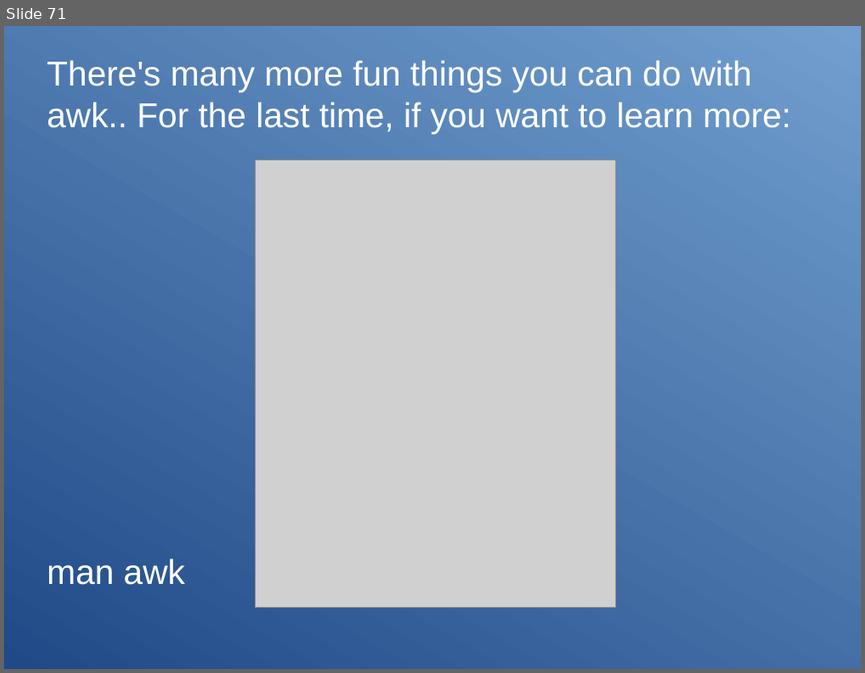
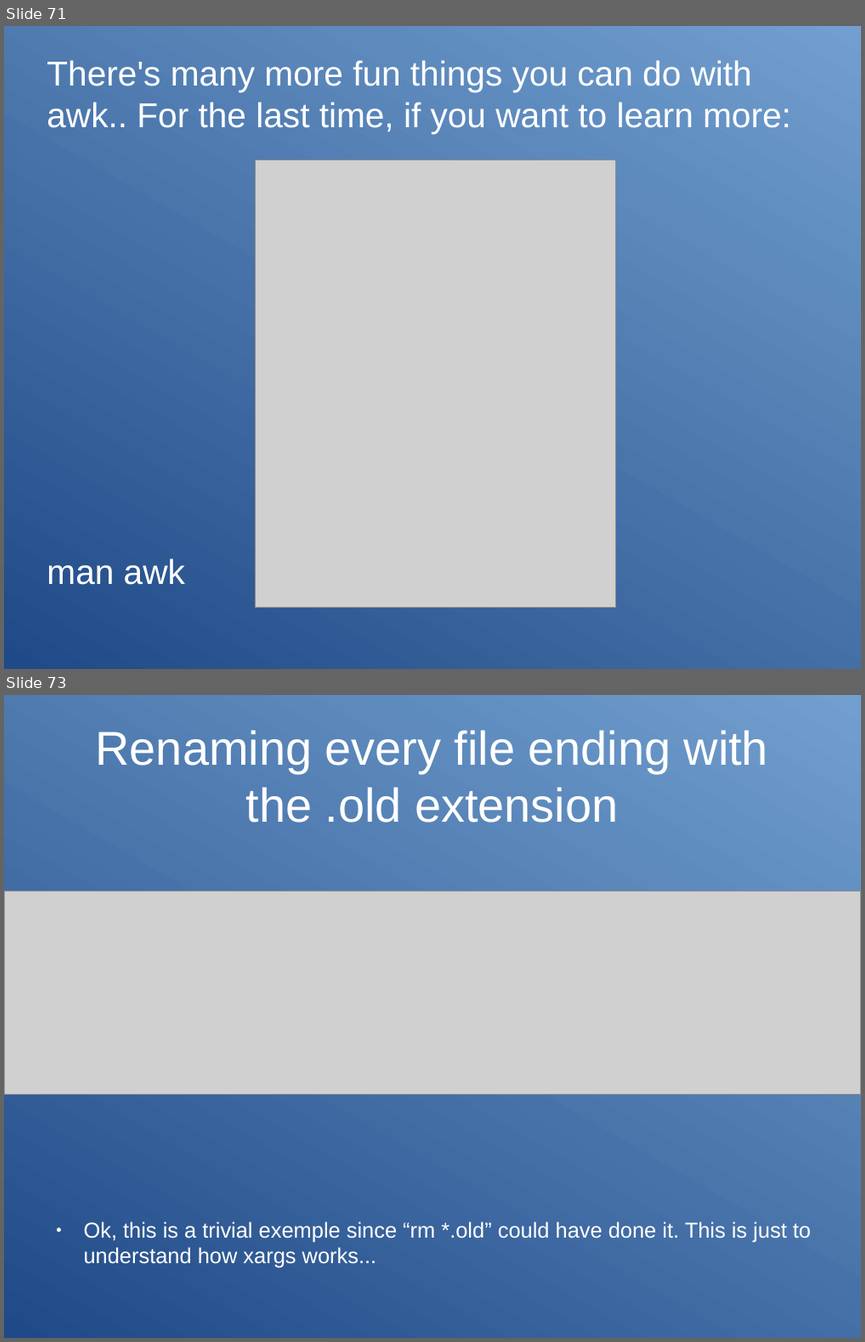
Before and after one commit to Clibre/An-introduction-to-bash, a slide deck: presentation.odp. Shown one above the other, each under a label of ours: slide 71 before the commit, slides 71 and 73 after it; the slides between them are not shown. The pictures are 865x673 and 865x1342 pixels, drawn with LibreOffice and Linux fonts; fonts in the diff are those of the drawing; grey boxes stand for pictures. Boxes give left, top, right and bottom in pixels: in the first picture for what was removed or moved away, otherwise in the second. Text is boxed around its words. In the diff, an @@ line names an element or a change of style, - is before the commit and + after.

Commit message:
ajout des slides sur xargs

```diff
--- a/presentation.odp
+++ b/presentation.odp
@@ slide 73 added at [4, 695, 861, 1338], background gradient #204A87 to #729FCF @@
@@ title added at [96, 730, 768, 823], 44 pt, text #FFFFFF @@
+Renaming every file ending with the .old extension
@@ picture added at [4, 891, 861, 1095] @@
@@ text added at [84, 1221, 811, 1268], 20 pt, text #FFFFFF @@
+● Ok, this is a trivial exemple since “rm *.old” could have done it. This is just to understand how xargs works...
```
Also in this commit, not shown: 2 other slides added, 2 other files.
